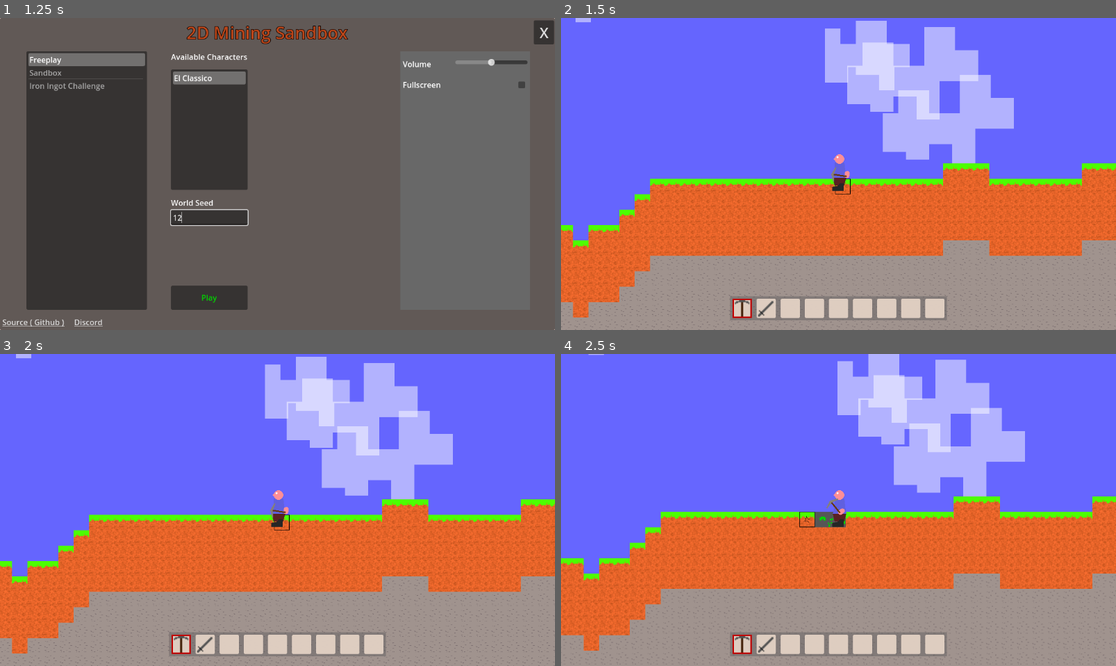
Above: before the commit, frames 1-4 (two rows, left to right).
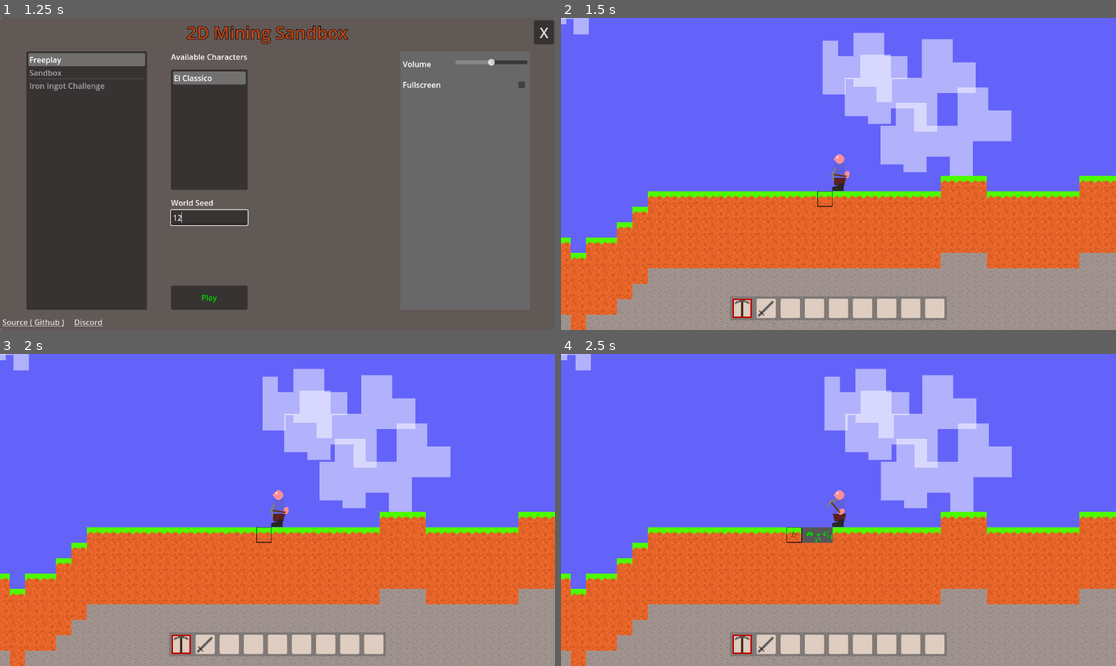
Above: after the commit, the same moments.

Repository: Griiimon/2D-Mining-Sandbox
Game: Godot game, scene res://game/startup.tscn
Two runs of this game, one before a commit and one after it. Both use one fixed random seed, a clock stepped at 60 frames per second and the inputs below. The engine's default icon, where the game draws it, is replaced by a stand-in: a white triangle on a blue panel in a dark square.
Inputs (mouse positions are in pixels of both pictures, inside the frame that each line leads up to):
- Up to frame 1 (1.25 s): click (210, 217) at 0.52 s; type "12" at 0.6 s
- Up to frame 2 (1.5 s): click "Play" at 1.25 s
- Up to frame 3 (2 s): no input
- Up to frame 4 (2.5 s): tap Enter at 2 s; drag from (744, 644) to (827, 510) at 2.02 s

Frame 1 is identical in both runs. In frame 2, 17% of the frame differs, in the area x 0-100%, y 0-100%; in frame 3, 17%; in frame 4, 20%.

Commit message:
Update freeplay.tscn

Diff:
--- a/game/scenarios/built in/freeplay/freeplay.tscn
+++ b/game/scenarios/built in/freeplay/freeplay.tscn
@@ -11,7 +11,7 @@
 [sub_resource type="Resource" id="Resource_lqxxk"]
 script = ExtResource("2_kke0s")
 world_seed = 0
-player_spawn = Vector2i(0, -10)
+player_spawn = Vector2i(0, -20)
 spawn_clearing_radius = 2
 respawn_on_death = true
 
